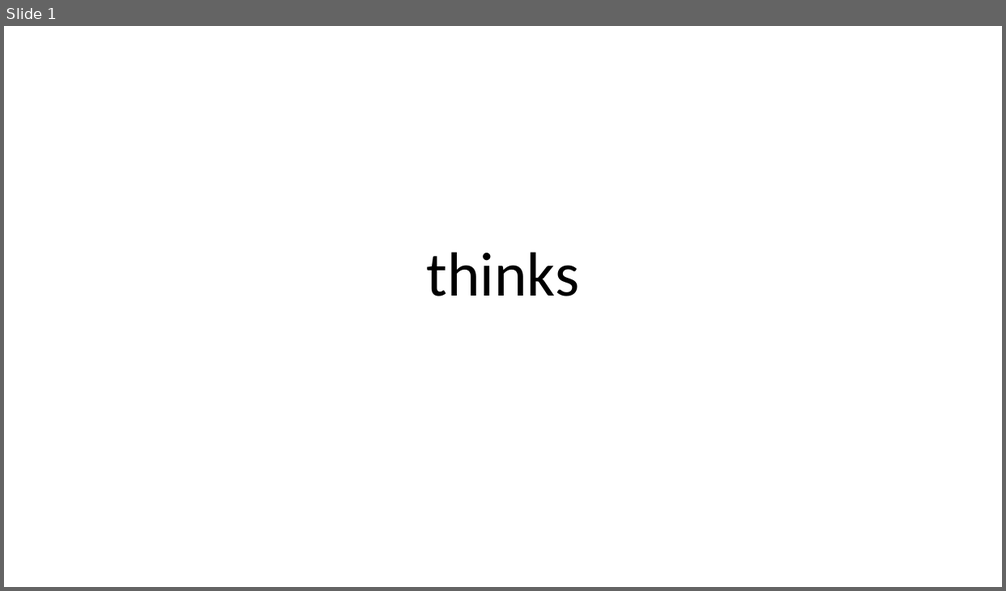
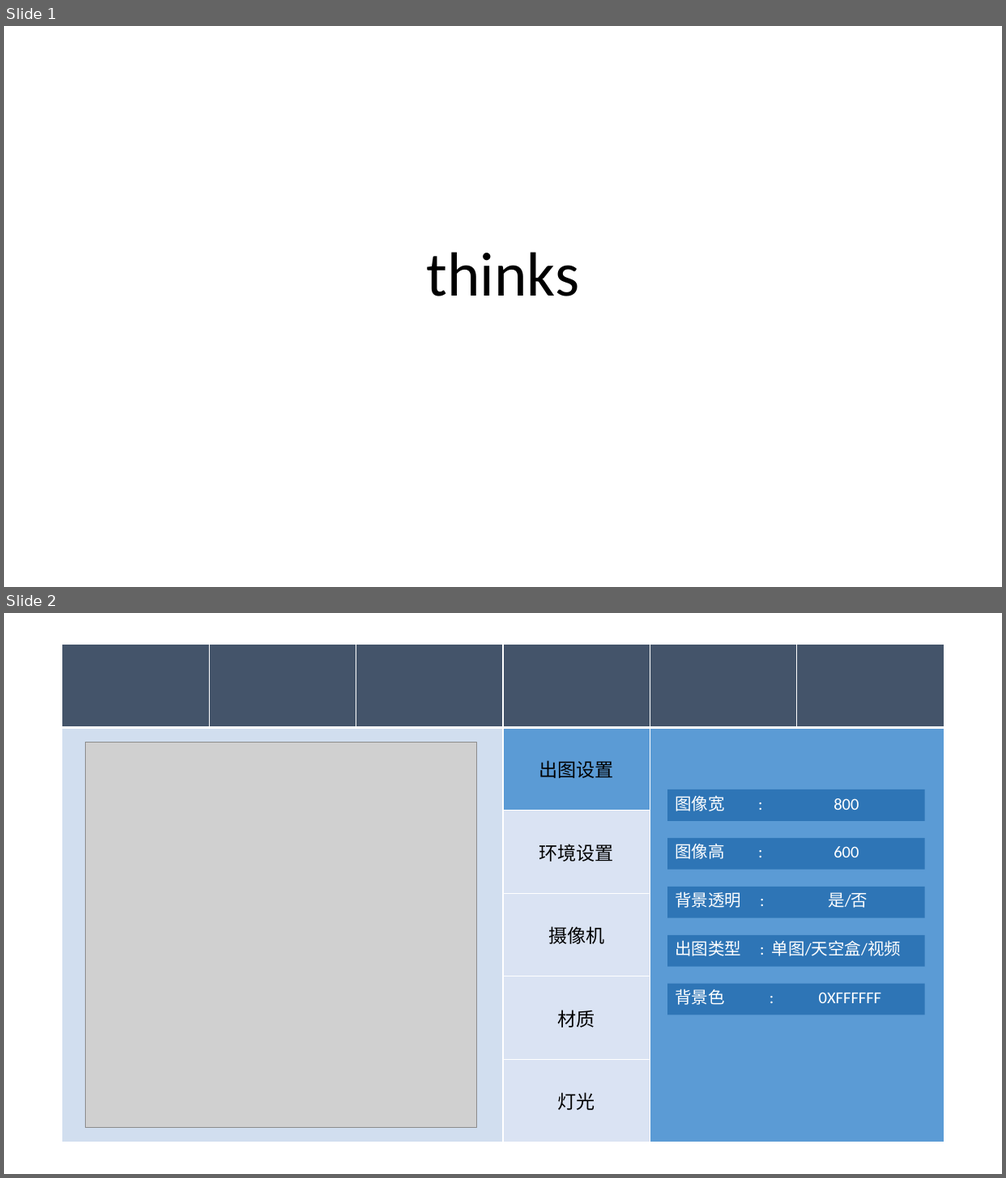
Before and after one commit to vilyLei/voxserver, a slide deck: src/dsrdiffusion/thinks.pptx. Shown one above the other, each under a label of ours: slide 1 before the commit, slides 1 and 2 after it. The pictures are 1006x591 and 1006x1178 pixels, drawn with LibreOffice and Linux fonts; fonts in the diff are those of the drawing; grey boxes stand for pictures. Boxes give left, top, right and bottom in pixels: in the first picture for what was removed or moved away, otherwise in the second. Text is boxed around its words. In the diff, an @@ line names an element or a change of style, - is before the commit and + after.

```diff
--- a/src/dsrdiffusion/thinks.pptx
+++ b/src/dsrdiffusion/thinks.pptx
@@ slide 2 added at <box>4,613,1002,1174</box>, background #FFFFFF @@
@@ table added at <box>62,645,943,1143</box>, 6 rows, 6 columns @@
+ |  |  |  |  | 
+ |  |  | 出图设置 |  | 
+ |  |  | 环境设置 |  | 
+ |  |  | 摄像机 |  | 
+ |  |  | 材质 |  | 
+ |  |  | 灯光 |  | 
@@ picture added at <box>86,742,476,1128</box> @@
@@ rectangle added at <box>668,790,926,821</box>, fill #2E75B6, 16 pt, text #FFFFFF @@
+图像宽 : 800
@@ rectangle added at <box>668,838,926,870</box>, fill #2E75B6, 16 pt, text #FFFFFF @@
+图像高 : 600
@@ rectangle added at <box>668,887,926,918</box>, fill #2E75B6, 16 pt, text #FFFFFF @@
+背景透明 : 是/否
@@ rectangle added at <box>668,935,926,966</box>, fill #2E75B6, 16 pt, text #FFFFFF @@
+出图类型 : 单图/天空盒/视频
@@ rectangle added at <box>668,983,926,1015</box>, fill #2E75B6, 16 pt, text #FFFFFF @@
+背景色 : 0XFFFFFF
```
Also in this commit, not shown: 1 slide changed, 6 other slides added, 1 other file.
